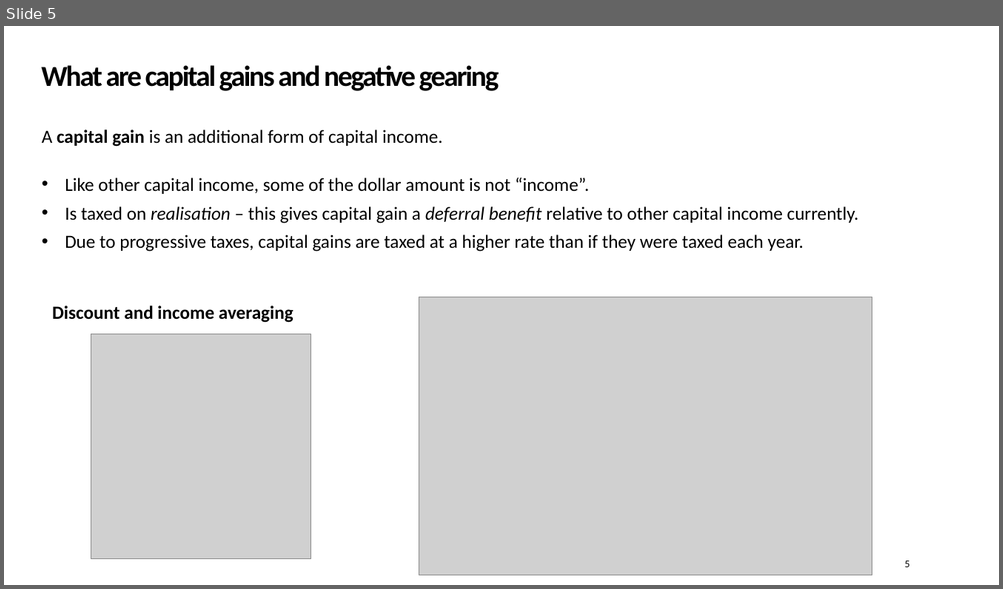
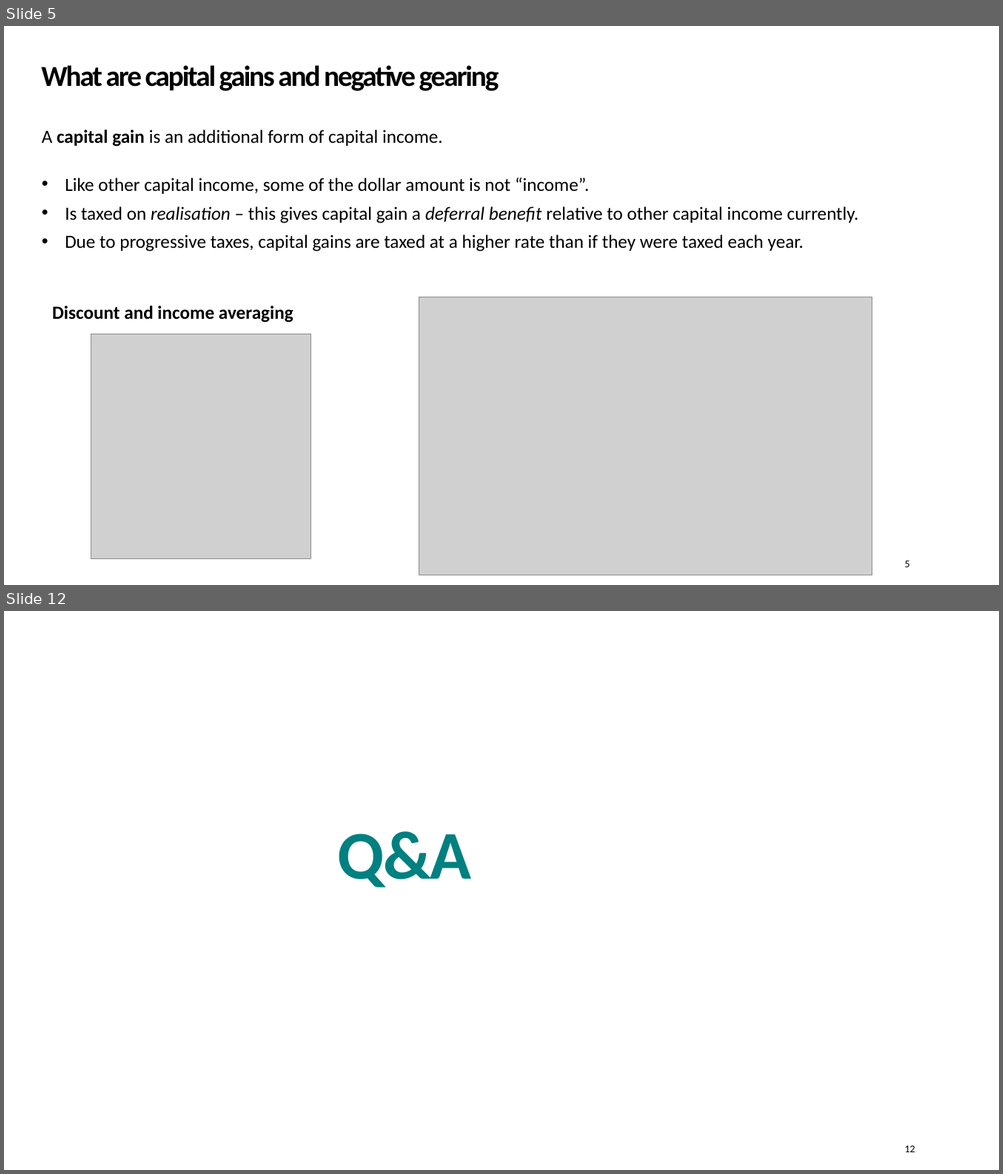
Before and after one commit to Zjub/TVHENZ, a slide deck: e61 Projects/Presentations/QETA Post-Budget 2026.pptx. Shown one above the other, each under a label of ours: slide 5 before the commit, slides 5 and 12 after it; the slides between them are not shown. The pictures are 1003x589 and 1003x1174 pixels, drawn with LibreOffice and Linux fonts; fonts in the diff are those of the drawing; grey boxes stand for pictures; background and template pictures are left out. Boxes give left, top, right and bottom in pixels: in the first picture for what was removed or moved away, otherwise in the second. Text is boxed around its words. In the diff, an @@ line names an element or a change of style, - is before the commit and + after.

```diff
--- a/e61 Projects/Presentations/QETA Post-Budget 2026.pptx
+++ b/e61 Projects/Presentations/QETA Post-Budget 2026.pptx
@@ slide 12 added at (4, 611, 999, 1170), background #FFFFFF @@
@@ title added at (338, 832, 471, 888), 66 pt, text #008080, bold @@
+Q&A
@@ page number added at (905, 1146, 915, 1153), 10 pt, text #000000 @@
+12
```
Also in this commit, not shown: 6 slides changed, 7 other slides added, 1 slide removed, 3 other files.
